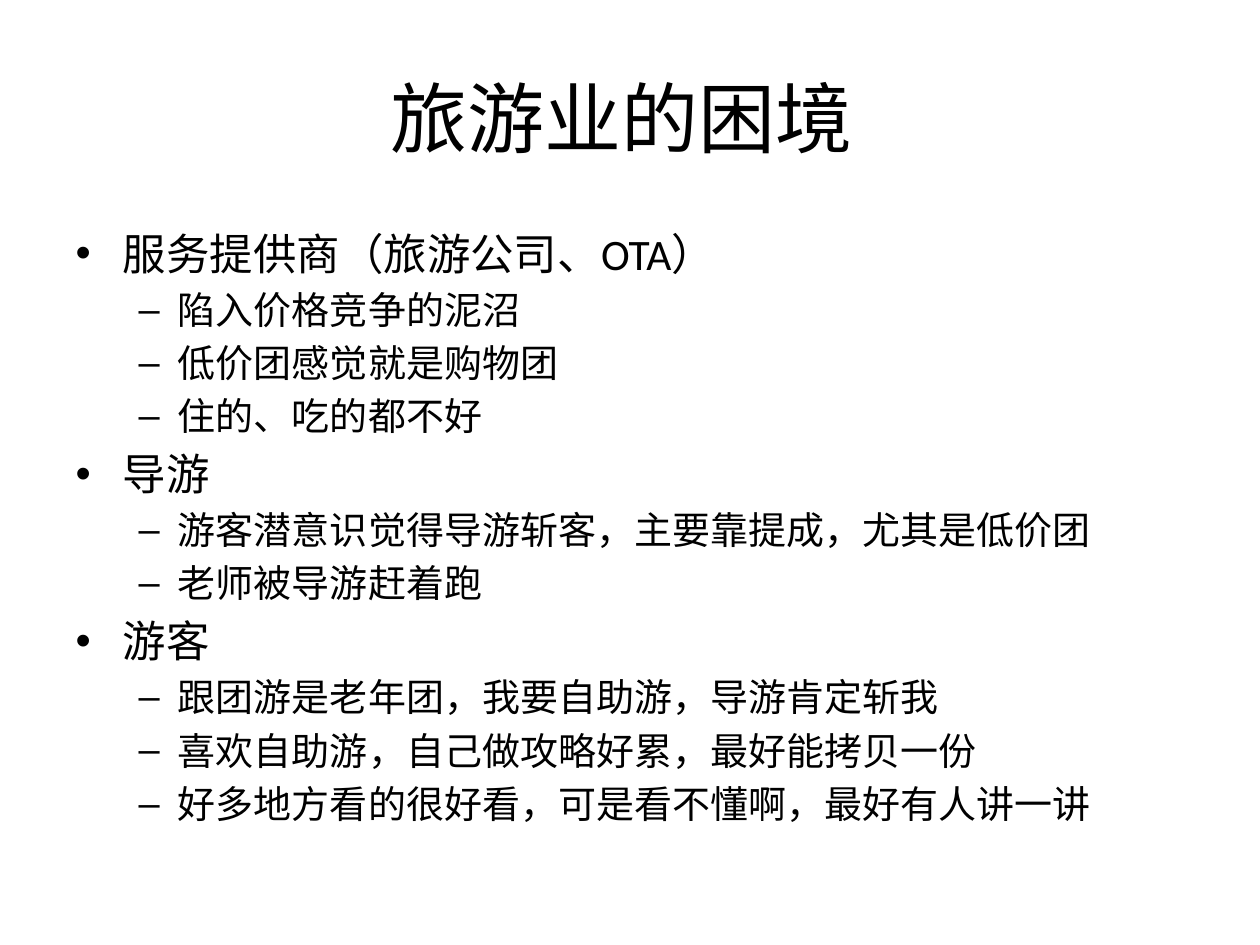
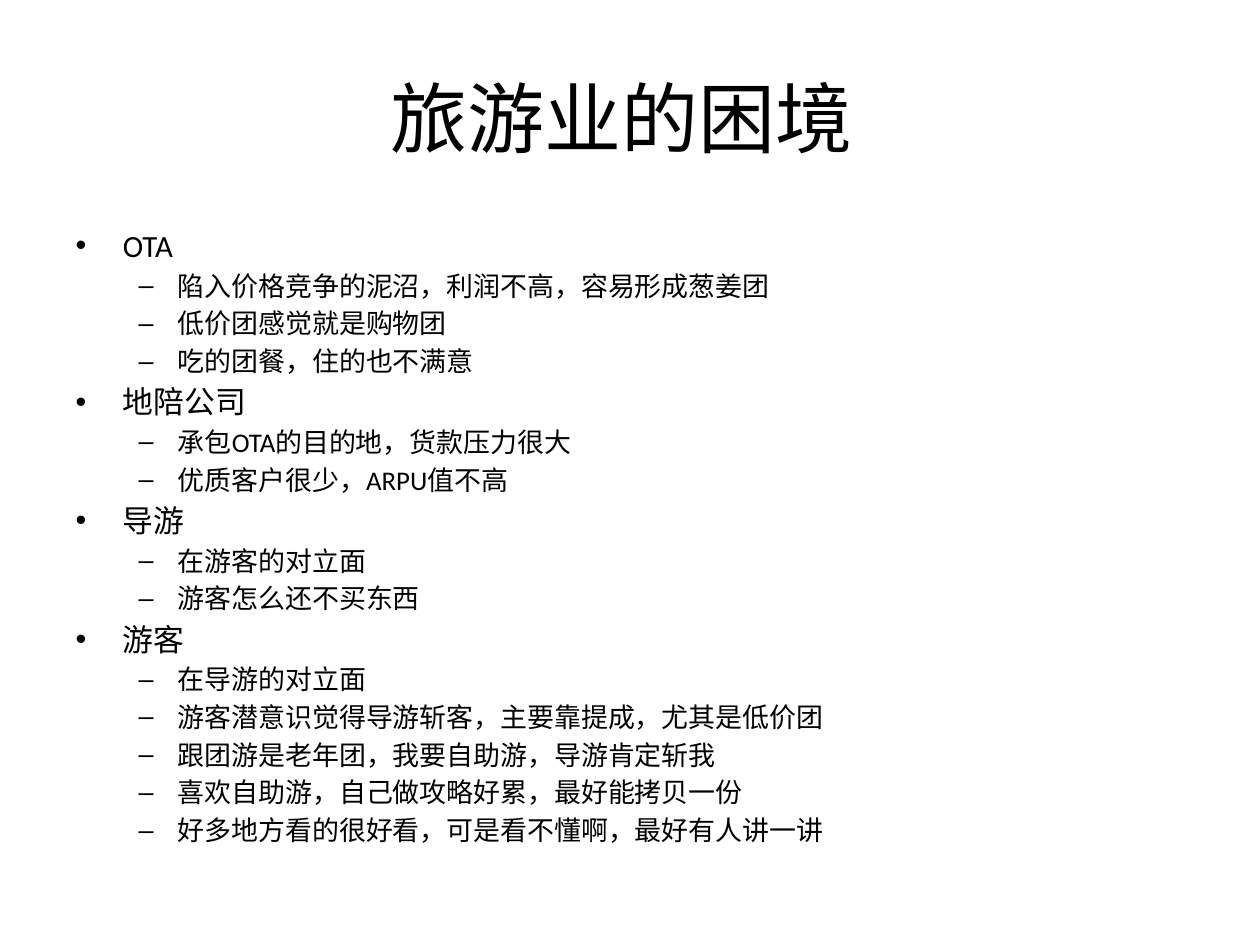
Before and after one commit to Yourtour/yt, a slide deck: slide 8 of yourtour/documents/business/YourTour BP 2.0.pptx. Drawn at 1260x945 pixels with LibreOffice and Linux fonts; fonts in the diff are those of the drawing. Boxes give left, top, right and bottom in pixels: in the first picture for what was removed or moved away, otherwise in the second. Text is boxed around its words. In the diff, an @@ line names an element or a change of style, - is before the commit and + after.

```diff
--- a/yourtour/documents/business/YourTour BP 2.0.pptx
+++ b/yourtour/documents/business/YourTour BP 2.0.pptx
@@ text at <box>123,237,769,299</box>: text changed; size 24.8 to 15.4 pt @@
-• 服务提供商（旅游公司、OTA）
-  – 陷入价格竞争的泥沼
+• OTA
+  – 陷入价格竞争的泥沼，利润不高，容易形成葱姜团
@@ text at <box>123,310,823,843</box>: size 21.7 to 15.4 pt in "低价团感觉就是购物团", "游客潜意识觉得导游斩客，主要靠提成，尤其是低价团", "跟团游是老年团，我要自助游，导游肯定斩我", "喜欢自助游，自己做攻略好累，最好能拷贝一份" and 1 more places; size 24.8 to 17.6 pt in "导游"; less space between paragraphs @@
@@ text at <box>123,348,571,493</box>: text changed; size 21.7 to 15.4 pt @@
-  – 住的、吃的都不好
+  – 吃的团餐，住的也不满意
+• 地陪公司
+  – 承包OTA的目的地，货款压力很大
+  – 优质客户很少，ARPU值不高
@@ text at <box>123,548,420,691</box>: paragraphs added @@
+  – 在游客的对立面
+  – 游客怎么还不买东西
+• 游客
+  – 在导游的对立面
@@ text at <box>123,565,482,661</box>: paragraphs removed @@
-  – 老师被导游赶着跑
-• 游客
```
Also in this commit, not shown: 12 other slides changed, 3 slides added, 2 other files.
